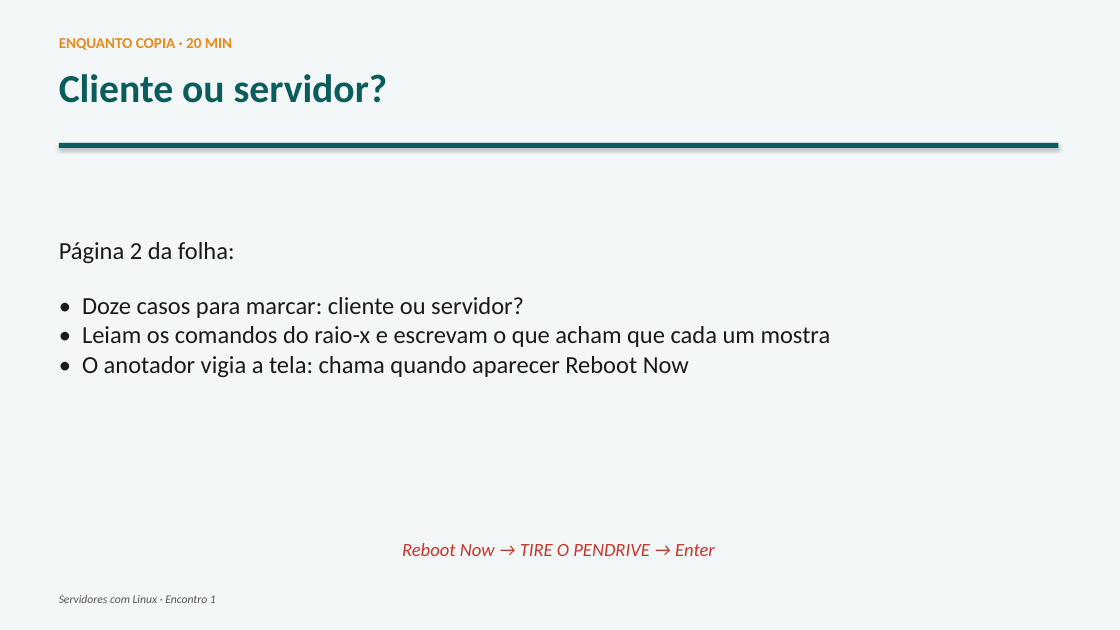
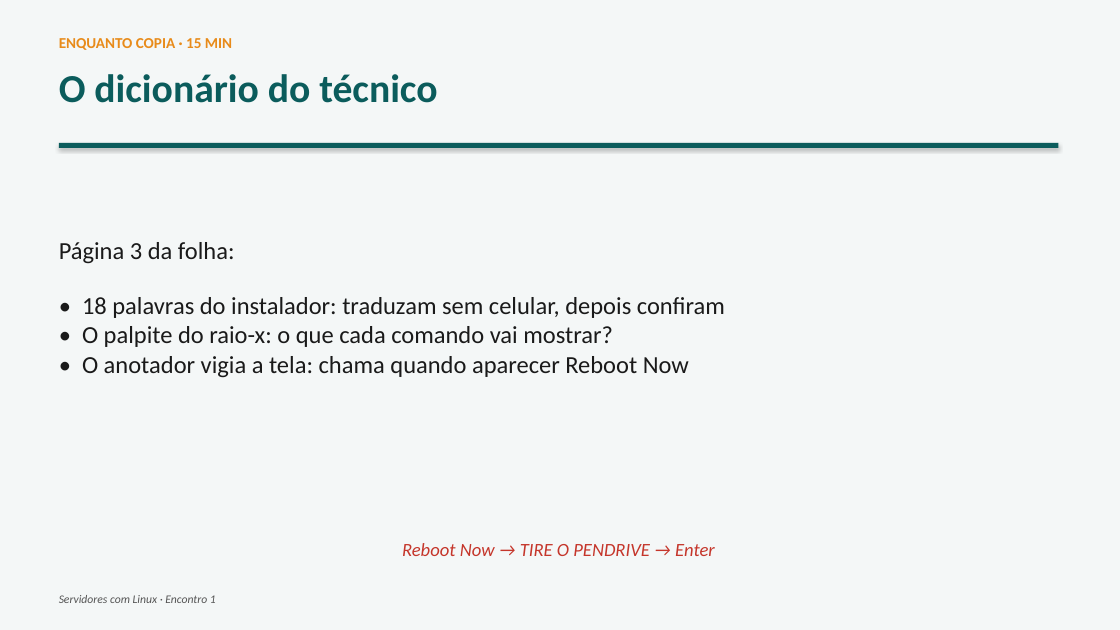
Before and after one commit to joninedel-prog/gerador_contratos, a slide deck: slide 25 of Aula - Servidores 1 - Instalando o Ubuntu e o primeiro site.pptx (slide 12 before the commit). Drawn at 1120x630 pixels with LibreOffice and Linux fonts; fonts in the diff are those of the drawing. Boxes give left, top, right and bottom in pixels: in the first picture for what was removed or moved away, otherwise in the second. Text is boxed around its words. In the diff, an @@ line names an element or a change of style, - is before the commit and + after.

```diff
--- a/Aula - Servidores 1 - Instalando o Ubuntu e o primeiro site.pptx
+++ b/Aula - Servidores 1 - Instalando o Ubuntu e o primeiro site.pptx
@@ text at [59,38,232,50]: text changed @@
-ENQUANTO COPIA · 20 MIN
+ENQUANTO COPIA · 15 MIN
@@ text at [59,74,437,103]: text changed @@
-Cliente ou servidor?
+O dicionário do técnico
@@ text at [59,242,725,347]: text changed @@
-Página 2 da folha:
-• Doze casos para marcar: cliente ou servidor?
-• Leiam os comandos do raio-x e escrevam o que acham que cada um mostra
+Página 3 da folha:
+• 18 palavras do instalador: traduzam sem celular, depois confiram
+• O palpite do raio-x: o que cada comando vai mostrar?
```
Also in this commit, not shown: 14 other slides changed, 13 slides added, 1 slide removed, 4 other files.
